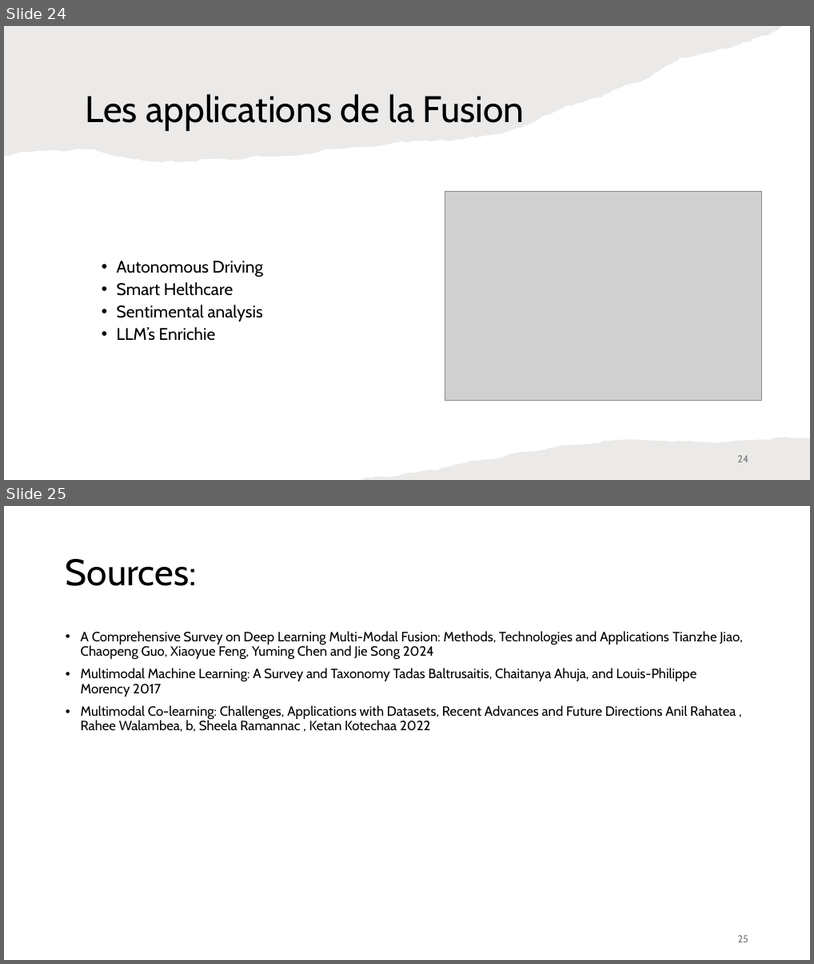
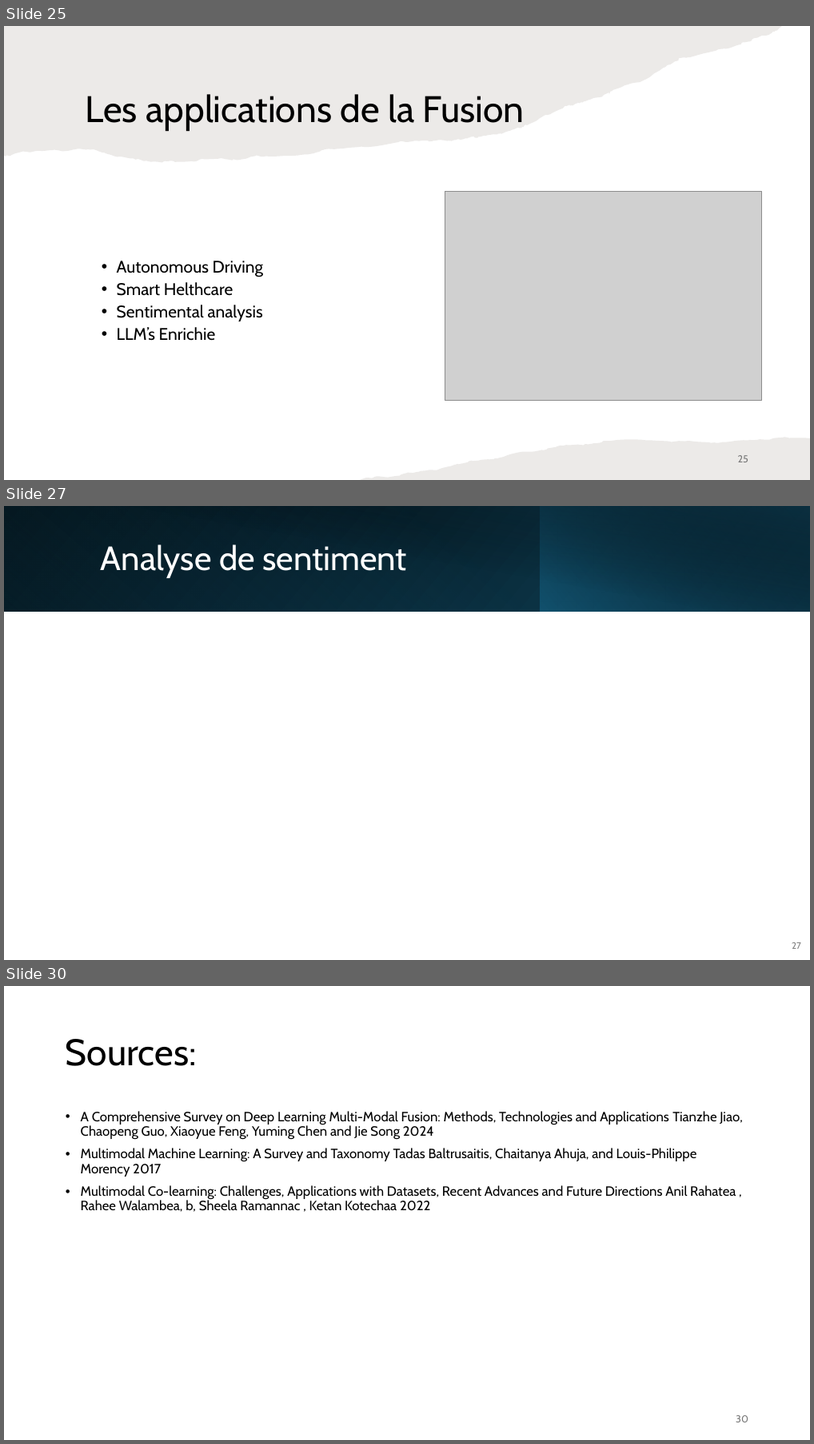
Before and after one commit to IzowRM/Stage-Cetic, a slide deck: Doc Slide/Presentation_du_27_01.pptx. Shown one above the other, each under a label of ours: slides 24 and 25 before the commit, slides 25, 27 and 30 after it; the slides between them are not shown. The pictures are 814x964 and 814x1444 pixels, drawn with LibreOffice and Linux fonts; fonts in the diff are those of the drawing; grey boxes stand for pictures. Boxes give left, top, right and bottom in pixels: in the first picture for what was removed or moved away, otherwise in the second. Text is boxed around its words. In the diff, an @@ line names an element or a change of style, - is before the commit and + after.

```diff
--- a/Doc Slide/Presentation_du_27_01.pptx
+++ b/Doc Slide/Presentation_du_27_01.pptx
@@ slide 27 added at <box>4,506,810,960</box>, background #FFFFFF @@
@@ rectangle added at <box>4,506,810,612</box>, fill gradient #000000 to #104862 @@
@@ rectangle added at <box>4,506,541,612</box>, fill gradient #156082 to #0B3041 @@
@@ rectangle added at <box>34,506,810,612</box>, fill gradient #000000 to #0B3041 @@
@@ rectangle added at <box>541,506,810,612</box>, fill gradient #156082 to #000000 @@
@@ title added at <box>101,544,408,578</box>, 40 pt, text #FFFFFF @@
+Analyse de sentiment
@@ page number added at <box>792,942,802,948</box>, 11 pt, text #808080 @@
+27
@@ what was slide 24 is now slide 25 @@
@@ page number at <box>738,455,749,462</box>: text changed @@
-24
+25
@@ what was slide 25 is now slide 30 @@
@@ page number at <box>736,1415,749,1422</box>: text changed @@
-25
+30
```
Also in this commit, not shown: 3 slides changed, 4 other slides added, 3 other files.
